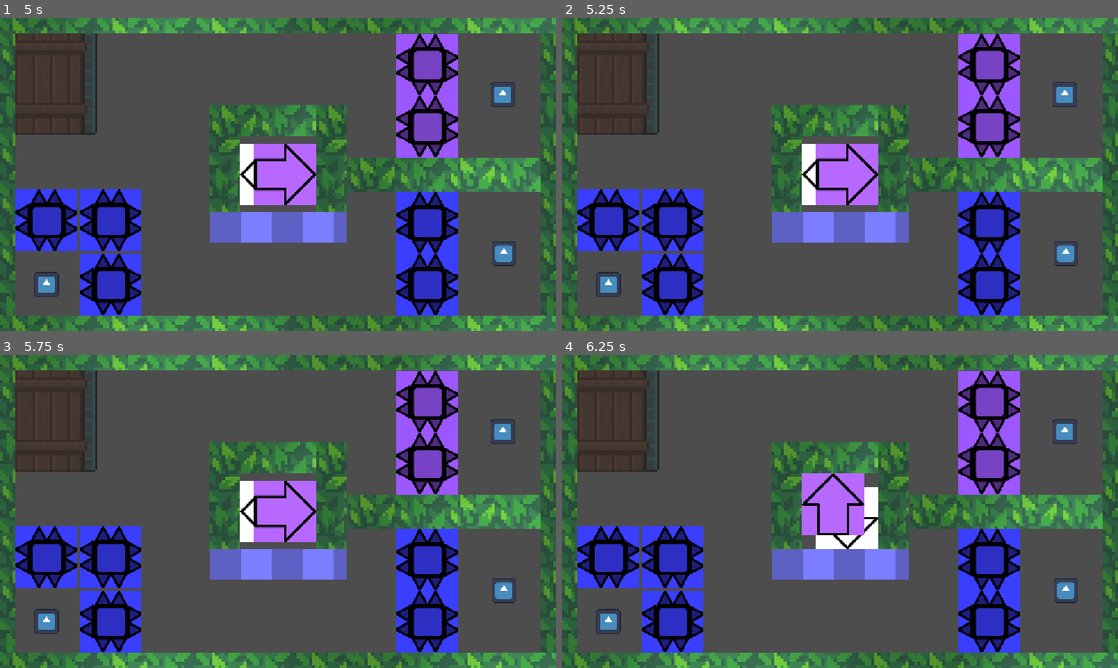
Above: before the commit, frames 1-4 (two rows, left to right).
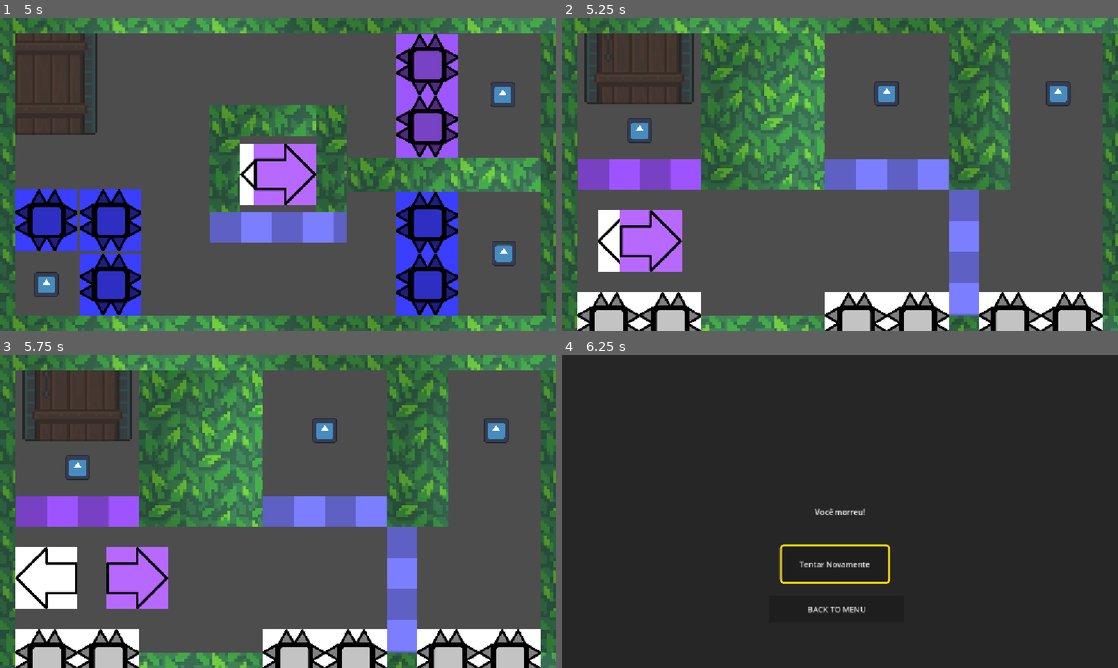
Above: after the commit, the same moments.

Repository: Equipe-Plasma/Switch-Shadow
Game: Godot game, scene res://menu/menu_principal/menu_principal.tscn
Same seed, same stepped clock (60 frames per second), same inputs: the game is played once before the commit and once after it. The engine's default icon, where the game draws it, is replaced by a stand-in: a white triangle on a blue panel in a dark square.
Inputs:
- Up to frame 1 (5 s): click "PLAY" at 0.5 s; tap Enter (proxima_fase) at 1.25, 2.3, 3.8 s; hold D (mover_direita) 1.28-2.03 s; hold Enter (proxima_fase) 1.28-2.03 s; tap Space (trocar_sombra) at 1.55, 2.1, 3.05, 3.6 s; hold S (mover_baixo) 2.03-2.78 s; hold D (mover_direita) 2.78-3.53 s; hold Enter (proxima_fase) 2.78-3.53 s; hold W (mover_cima) 3.53-4.28 s; hold A (mover_esquerda) from 4.28 s (still down); hold Space (trocar_sombra) from 4.28 s (still down); tap Keypad Enter at 4.35 s
- Up to frame 2 (5.25 s): keep holding A (mover_esquerda); release Space (trocar_sombra) at 5.03 s; tap Enter (proxima_fase) at 5.1 s
- Up to frame 3 (5.75 s): keep holding A (mover_esquerda)
- Up to frame 4 (6.25 s): release A (mover_esquerda) at 5.78 s; hold S (mover_baixo) from 5.78 s (still down); hold Space (trocar_sombra) from 5.78 s (still down)

Frame 1 is identical in both runs. In frame 2, 52% of the frame differs, in the area x 2-98%, y 4-100%; in frame 3, 53%; in frame 4, 98%, in the area x 0-100%, y 0-100%.

Commit message:
Fase 5

Diff:
--- /dev/null
+++ b/fase/fase 5/fase_5.gd
@@ -0,0 +1,266 @@
+
+extends Node2D
+
+# ==========================================
+# REFERÊNCIAS
+# ==========================================
+
+@onready var player: CharacterBody2D = $Player
+@onready var sombra: CharacterBody2D = $Sombra_reversa
+@onready var portal_saida: Area2D = $PortalSaida
+var portal_liberado: bool = false
+var fase_concluida: bool = false
+
+@onready var itens: Array[Node] = [
+	$Item,
+	$Item2,
+	$Item3
+]
+
+var troca_em_andamento: bool = false
+
+var itens_coletados: int = 0
+var total_itens: int = 0
+
+# ==========================================
+# INICIALIZAÇÃO DA FASE 3
+# ==========================================
+func _ready() -> void:
+	Global.registrar_fase(scene_file_path)
+	Global.ultima_fase = scene_file_path
+
+	configurar_itens()
+
+	if not portal_saida.portal_utilizado.is_connected(avancar_para_proxima_fase):
+		portal_saida.portal_utilizado.connect(avancar_para_proxima_fase)
+
+	print("=== FASE 3 INICIADA ===")
+
+# ==========================================
+# SISTEMA DE ITENS E PORTAL
+# ==========================================
+func configurar_itens() -> void:
+	itens_coletados = 0
+	total_itens = itens.size()
+
+	for item in itens:
+		item.tree_exiting.connect(_on_item_coletado)
+
+	print("Total de itens: ", total_itens)
+
+
+func _on_item_coletado() -> void:
+	itens_coletados += 1
+
+	print(
+		"Itens coletados: ",
+		itens_coletados,
+		"/",
+		total_itens
+	)
+
+	if itens_coletados == total_itens:
+		ativar_portal()
+
+
+func ativar_portal() -> void:
+	if portal_liberado:
+		return
+
+	if not is_instance_valid(portal_saida):
+		push_error("PortalSaida não encontrado!")
+		return
+
+	if portal_saida.has_method("ativar"):
+		portal_saida.ativar()
+		portal_liberado = true
+
+		print("Todos os itens foram coletados!")
+		print("Portal da Fase 3 liberado!")
+	else:
+		push_error("PortalSaida não possui o método ativar()!")
+# ==========================================
+# CONTROLE DO TECLADO
+# ==========================================
+
+func _unhandled_input(event: InputEvent) -> void:
+	if event.is_action_pressed("trocar_sombra"):
+		if event is InputEventKey and event.is_echo():
+			return
+
+		trocar_posicoes()
+
+
+# ==========================================
+# SOLICITAR TROCA
+# ==========================================
+func trocar_posicoes() -> void:
+	if troca_em_andamento:
+		return
+
+	if not is_instance_valid(player):
+		return
+
+	if not is_instance_valid(sombra):
+		return
+
+	troca_em_andamento = true
+
+	# Aguarda o próximo momento seguro
+	# para verificar colisões e trocar posições.
+	realizar_troca_segura.call_deferred()
+
+
+# ==========================================
+# EXECUTAR TROCA SEGURA
+# ==========================================
+func realizar_troca_segura() -> void:
+	if not pode_trocar_posicoes():
+		print("Troca bloqueada: destino ocupado!")
+		troca_em_andamento = false
+		return
+
+	var pos_player: Vector2 = player.global_position
+	var pos_sombra: Vector2 = sombra.global_position
+
+	print("================================")
+	print("ANTES DA TROCA")
+	print("Player: ", pos_player)
+	print("Sombra: ", pos_sombra)
+
+	# Interrompe velocidades anteriores
+	player.velocity = Vector2.ZERO
+	sombra.velocity = Vector2.ZERO
+
+	# Troca exatamente as posições globais
+	player.global_position = pos_sombra
+	sombra.global_position = pos_player
+
+	# Atualiza as transformações físicas
+	player.force_update_transform()
+	sombra.force_update_transform()
+
+	print("DEPOIS DA TROCA")
+	print("Player: ", player.global_position)
+	print("Sombra: ", sombra.global_position)
+	print("================================")
+
+	troca_em_andamento = false
+
+
+# ==========================================
+# VERIFICAR SE A TROCA É POSSÍVEL
+# ==========================================
+
+func pode_trocar_posicoes() -> bool:
+	var pos_player: Vector2 = player.global_position
+	var pos_sombra: Vector2 = sombra.global_position
+
+	# Verifica se o Player cabe na posição da Sombra
+	var player_bate: bool = destino_bloqueado(
+		player,
+		pos_sombra
+	)
+
+	# Verifica se a Sombra cabe na posição do Player
+	var sombra_bate: bool = destino_bloqueado(
+		sombra,
+		pos_player
+	)
+
+	print("Colisão Player: ", player_bate)
+	print("Colisão Sombra: ", sombra_bate)
+
+	return not player_bate and not sombra_bate
+
+
+# ==========================================
+# VERIFICAR COLISÃO NO DESTINO
+# ==========================================
+
+func destino_bloqueado(
+	personagem: CharacterBody2D,
+	destino: Vector2
+) -> bool:
+
+	var colisao: CollisionShape2D = personagem.get_node(
+        "CollisionShape2D"
+	)
+
+	if colisao.shape == null:
+		return true
+
+	var parametros = PhysicsShapeQueryParameters2D.new()
+
+	parametros.shape = colisao.shape
+
+	# Usa a transformação real da colisão no destino
+	var transform_destino: Transform2D = personagem.global_transform
+	transform_destino.origin = destino
+
+	parametros.transform = (
+		transform_destino * colisao.transform
+	)
+
+	# Verifica apenas as camadas que o personagem detecta
+	parametros.collision_mask = personagem.collision_mask
+
+	# Ignora os dois personagens
+	parametros.exclude = [
+		player.get_rid(),
+		sombra.get_rid()
+	]
+
+	parametros.margin = 0.0
+
+	var espaco = get_world_2d().direct_space_state
+
+	var resultados = espaco.intersect_shape(
+		parametros,
+		32
+	)
+
+	return not resultados.is_empty()
+
+
+func _on_portal_saida_body_entered(body: Node2D) -> void:
+	if body != player:
+		return
+
+	if itens_coletados < total_itens:
+		print("Portal bloqueado: faltam itens!")
+		return
+
+	print("Player entrou no portal!")
+	print("Todos os itens coletados!")
+
+
+# ==========================================
+# CONCLUSÃO DA FASE 3
+# ==========================================
+
+func avancar_para_proxima_fase() -> void:
+	if fase_concluida:
+		return
+
+	if not portal_liberado:
+		print("Portal bloqueado: faltam itens!")
+		return
+
+	fase_concluida = true
+
+	print("Player entrou no portal!")
+	print("Fase 3 concluída!")
+	print("Abrindo tela de vitória...")
+
+	var caminho_vitoria := "res://menu/telas/tela_vitoria/tela_vitoria.tscn"
+
+	if not ResourceLoader.exists(caminho_vitoria):
+		push_error("Tela de vitória não encontrada: " + caminho_vitoria)
+		fase_concluida = false
+		return
+
+	get_tree().call_deferred(
+		"change_scene_to_file",
+		caminho_vitoria
+	)
--- /dev/null
+++ b/fase/fase 5/fase_5.tscn
@@ -0,0 +1,101 @@
+[gd_scene format=3 uid="uid://dtbxuqn25cqpg"]
+
+[ext_resource type="Script" uid="uid://wvi4xljospu" path="res://fase/fase 5/fase_5.gd" id="1_t14bc"]
+[ext_resource type="PackedScene" uid="uid://ct6jg287mf5y7" path="res://editor/player/player.tscn" id="2_2p3ym"]
+[ext_resource type="Texture2D" uid="uid://rn6frb51q6g1" path="res://assets/player/parabaixo.png" id="3_g8wi1"]
+[ext_resource type="Texture2D" uid="uid://p85hfea614fx" path="res://assets/player/paracima.png" id="4_w6oym"]
+[ext_resource type="PackedScene" uid="uid://g6bshavfposa" path="res://editor/paredes/parede_geral/parede_geral.tscn" id="5_3rfw7"]
+[ext_resource type="PackedScene" uid="uid://dq80e6b58tnmu" path="res://menu/menu_pausa/menu_pausa.tscn" id="6_0rael"]
+[ext_resource type="PackedScene" uid="uid://ca0sreux3v314" path="res://editor/sombras/sombra_reversa/sombra_reversa.tscn" id="7_f6h7u"]
+[ext_resource type="PackedScene" uid="uid://bg3d3dk0l61jv" path="res://editor/item/item.tscn" id="8_honrr"]
+[ext_resource type="PackedScene" uid="uid://cdy22u33xic2q" path="res://editor/portal_saida/portal_saida.tscn" id="9_r1gxp"]
+[ext_resource type="PackedScene" uid="uid://drc06yh60ttaj" path="res://menu/telas/tela_vitoria/tela_vitoria.tscn" id="10_hg4oe"]
+[ext_resource type="PackedScene" uid="uid://cl7s6ng8cubbt" path="res://editor/espinho/espinho.tscn" id="11_esoi2"]
+[ext_resource type="PackedScene" uid="uid://cv1kaaq84myxc" path="res://editor/paredes/parede_bloqueia_sombra/parede_bloqueia_sombra.tscn" id="12_s47ta"]
+[ext_resource type="PackedScene" uid="uid://b0nugb86ufv0r" path="res://editor/paredes/parede_bloqueia_player/parede_bloqueia_player.tscn" id="13_s0d1o"]
+
+[node name="Fase4" type="Node2D" unique_id=1904190499]
+script = ExtResource("1_t14bc")
+
+[node name="Player" parent="." unique_id=2008145688 instance=ExtResource("2_2p3ym")]
+position = Vector2(161, 462)
+textura_frente = ExtResource("3_g8wi1")
+textura_costas = ExtResource("4_w6oym")
+
+[node name="ParedeSuperior" parent="." unique_id=925734375 instance=ExtResource("5_3rfw7")]
+position = Vector2(576, 16)
+tamanho = Vector2(1152, 32)
+
+[node name="ParedeInferior" parent="." unique_id=1291424496 instance=ExtResource("5_3rfw7")]
+position = Vector2(576, 632)
+tamanho = Vector2(1152, 32)
+
+[node name="ParedeEsquerda" parent="." unique_id=1606992427 instance=ExtResource("5_3rfw7")]
+position = Vector2(16, 324)
+tamanho = Vector2(32, 584)
+
+[node name="ParedeDireita" parent="." unique_id=1324156465 instance=ExtResource("5_3rfw7")]
+position = Vector2(1136, 324)
+tamanho = Vector2(32, 584)
+
+[node name="MenuPausa" parent="." unique_id=1997559192 instance=ExtResource("6_0rael")]
+
+[node name="Sombra_reversa" parent="." unique_id=1092208446 instance=ExtResource("7_f6h7u")]
+position = Vector2(161, 462)
+
+[node name="Item" parent="." unique_id=1168481889 groups=["itens"] instance=ExtResource("8_honrr")]
+position = Vector2(161, 233)
+
+[node name="Item2" parent="." unique_id=1207616730 groups=["itens"] instance=ExtResource("8_honrr")]
+position = Vector2(673, 156)
+
+[node name="Item3" parent="." unique_id=374578047 groups=["itens"] instance=ExtResource("8_honrr")]
+position = Vector2(1028, 156)
+
+[node name="PortalSaida" parent="." unique_id=1057710737 instance=ExtResource("9_r1gxp")]
+z_index = -1
+position = Vector2(160, 21)
+collision_mask = 3
+
+[node name="TelaVitoria" parent="." unique_id=62974723 instance=ExtResource("10_hg4oe")]
+visible = false
+
+[node name="Espinho" parent="." unique_id=1268178226 instance=ExtResource("11_esoi2")]
+position = Vector2(96, 632)
+
+[node name="Espinho2" parent="." unique_id=849050459 instance=ExtResource("11_esoi2")]
+position = Vector2(224, 632)
+
+[node name="ParedeBloqueiaSombra" parent="." unique_id=87217196 instance=ExtResource("12_s47ta")]
+position = Vector2(161, 324)
+tamanho = Vector2(256, 64)
+
+[node name="Parede" parent="." unique_id=724805697 instance=ExtResource("5_3rfw7")]
+position = Vector2(417, 194)
+tamanho = Vector2(256, 324)
+
+[node name="Espinho3" parent="." unique_id=1474101014 instance=ExtResource("11_esoi2")]
+position = Vector2(609, 632)
+
+[node name="Espinho4" parent="." unique_id=1505972011 instance=ExtResource("11_esoi2")]
+position = Vector2(737, 632)
+
+[node name="ParedeBloqueiaPlayer" parent="." unique_id=1680933943 instance=ExtResource("13_s0d1o")]
+position = Vector2(673, 324)
+tamanho = Vector2(256, 64)
+
+[node name="Parede2" parent="." unique_id=162618303 instance=ExtResource("5_3rfw7")]
+position = Vector2(865, 194)
+tamanho = Vector2(128, 324)
+
+[node name="Espinho5" parent="." unique_id=1438282587 instance=ExtResource("11_esoi2")]
+position = Vector2(1056, 632)
+
+[node name="Espinho6" parent="." unique_id=971277980 instance=ExtResource("11_esoi2")]
+position = Vector2(928, 632)
+
+[node name="ParedeBloqueiaPlayer2" parent="." unique_id=2026018675 instance=ExtResource("13_s0d1o")]
+position = Vector2(832, 486)
+tamanho = Vector2(63, 260)
+
+[connection signal="body_entered" from="PortalSaida" to="." method="_on_portal_saida_body_entered"]
--- a/global.gd
+++ b/global.gd
@@ -7,7 +7,8 @@
 	"res://fase/fase 1/fase_1.tscn",
 	"res://fase/fase 2/fase_2.tscn",
 	"res://fase/fase 3/fase_3.tscn",
-	"res://fase/fase 4/fase_4.tscn"
+	"res://fase/fase 4/fase_4.tscn",
+	"res://fase/fase 5/fase_5.tscn"
 ]
 
 var fase_atual: int = 0
--- a/menu/selecao_fases/selecao_fases.gd
+++ b/menu/selecao_fases/selecao_fases.gd
@@ -4,7 +4,7 @@
 const MENU_PRINCIPAL = "res://menu/menu_principal/menu_principal.tscn"
 
 const TOTAL_FASES = 10
-const FASES_PRONTAS = 4
+const FASES_PRONTAS = 5
 const COLUNAS = 5
 
 @onready var grid_fases: GridContainer = $CenterContainer/VBoxContainer/GridFases
Not shown, added: fase/fase 5/fase_5.gd.uid
